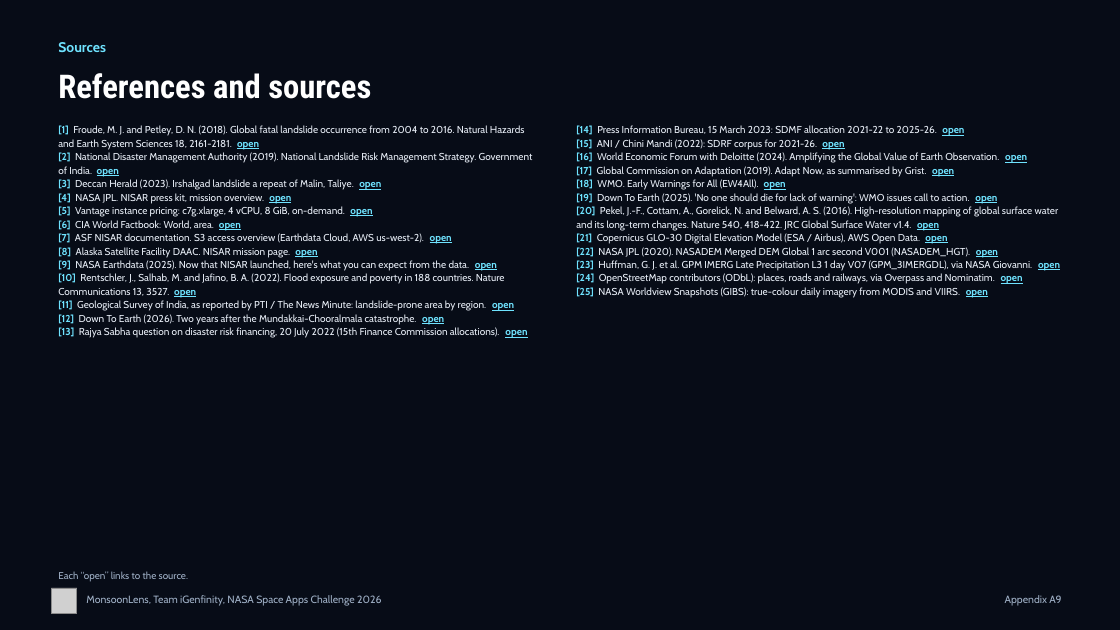
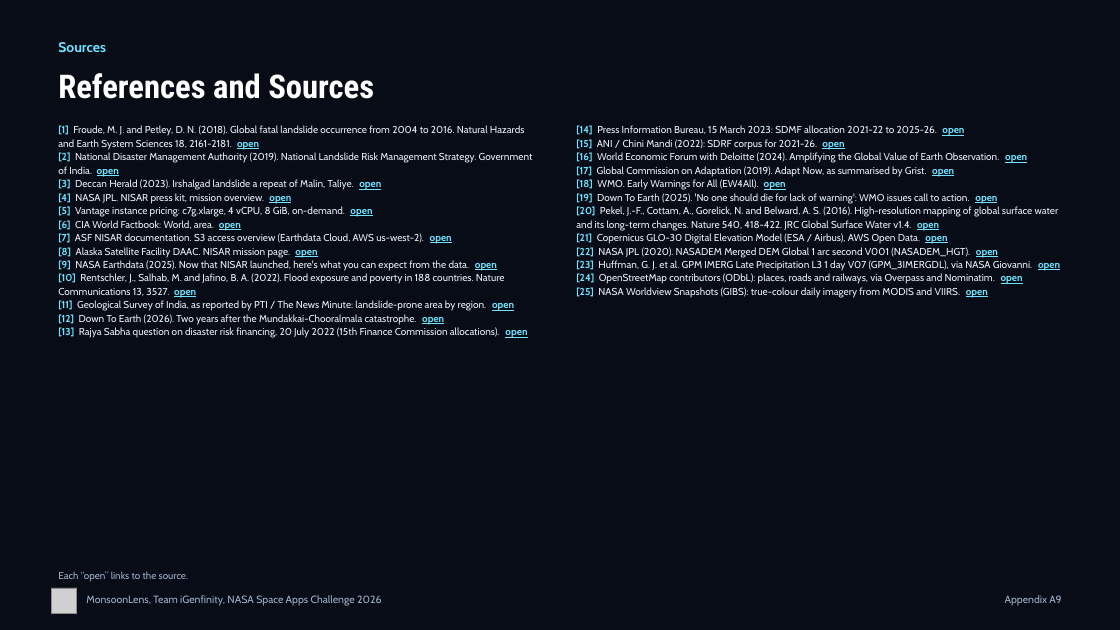
Before and after one commit to AyushSinghNegi/dancing-with-the-sars, a slide deck: slide 10 of deliverables/deck/MonsoonLens_Appendix.pptx. Drawn at 1120x630 pixels with LibreOffice and Linux fonts; fonts in the diff are those of the drawing; grey boxes stand for pictures. Boxes give left, top, right and bottom in pixels: in the first picture for what was removed or moved away, otherwise in the second. Text is boxed around its words. In the diff, an @@ line names an element or a change of style, - is before the commit and + after.

```diff
--- a/deliverables/deck/MonsoonLens_Appendix.pptx
+++ b/deliverables/deck/MonsoonLens_Appendix.pptx
@@ text at bbox=[58, 73, 374, 99]: text changed @@
-References and sources
+References and Sources
```
Also in this commit, not shown: 9 other slides changed, 8 other files.
